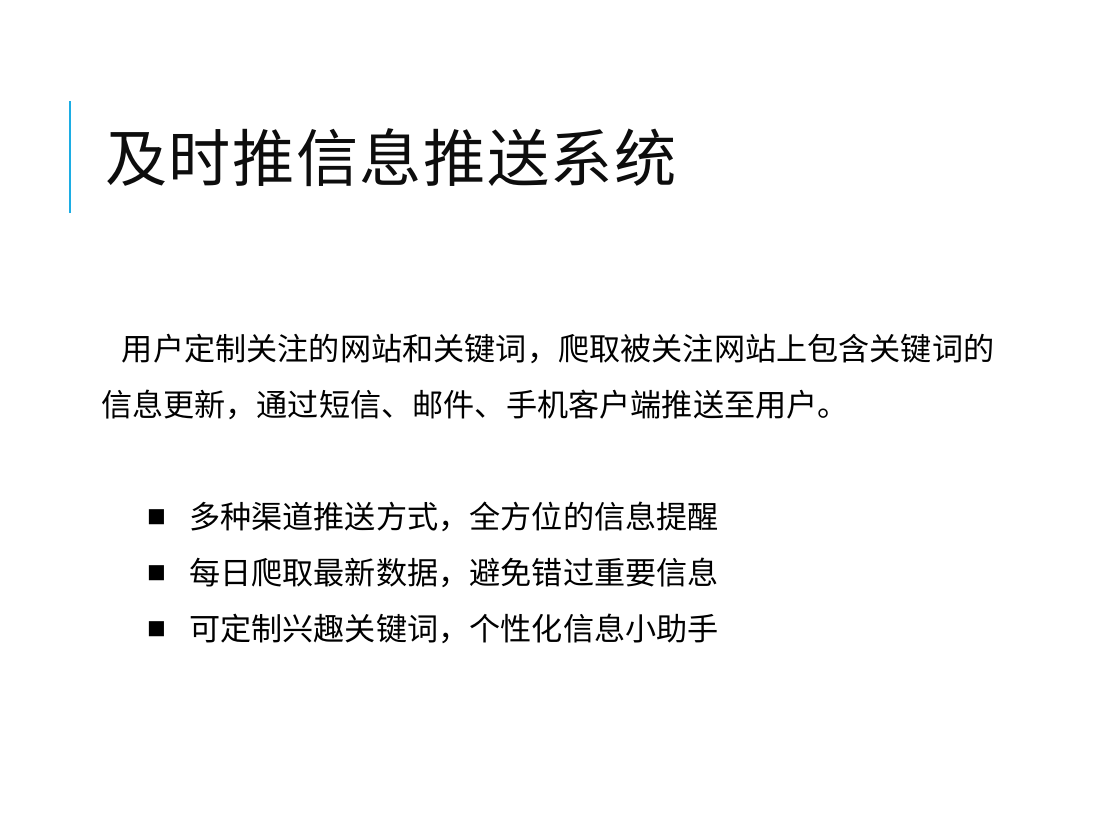
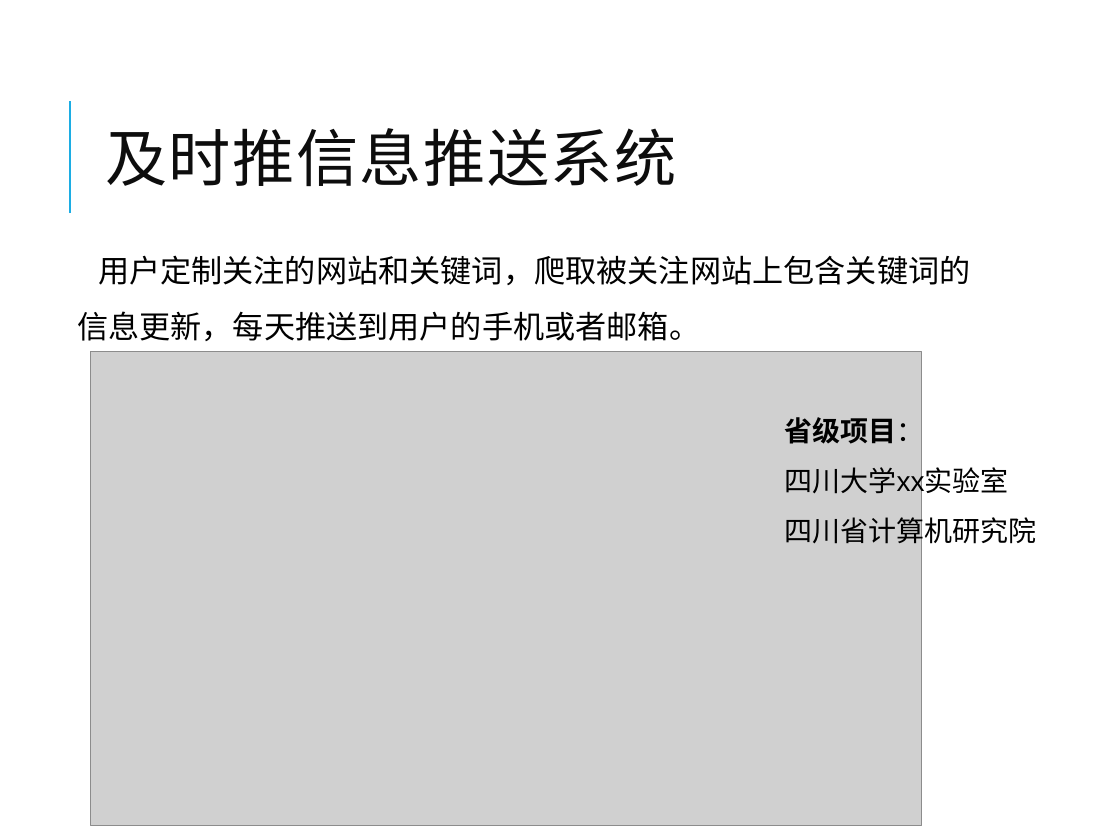
Before and after one commit to winniehajing/paper, a slide deck: slide 33 of 张静-毕设.pptx. Drawn at 1120x840 pixels with LibreOffice and Linux fonts; fonts in the diff are those of the drawing; grey boxes stand for pictures. Boxes give left, top, right and bottom in pixels: in the first picture for what was removed or moved away, otherwise in the second. Text is boxed around its words. In the diff, an @@ line names an element or a change of style, - is before the commit and + after.

```diff
--- a/张静-毕设.pptx
+++ b/张静-毕设.pptx
@@ text at box(77, 255, 970, 341): text changed @@
-用户定制关注的网站和关键词，爬取被关注网站上包含关键词的信息更新，通过短信、邮件、手机客户端推送至用户。
-■ 多种渠道推送方式，全方位的信息提醒
-■ 每日爬取最新数据，避免错过重要信息
-■ 可定制兴趣关键词，个性化信息小助手
+用户定制关注的网站和关键词，爬取被关注网站上包含关键词的信息更新，每天推送到用户的手机或者邮箱。
@@ picture added at box(91, 352, 922, 825) @@
@@ text added at box(785, 413, 1037, 549), 18 pt, text #000000 @@
+省级项目：
+四川大学xx实验室
+四川省计算机研究院
```
Also in this commit, not shown: 5 other slides changed, 1 slide removed, 2 other files.
